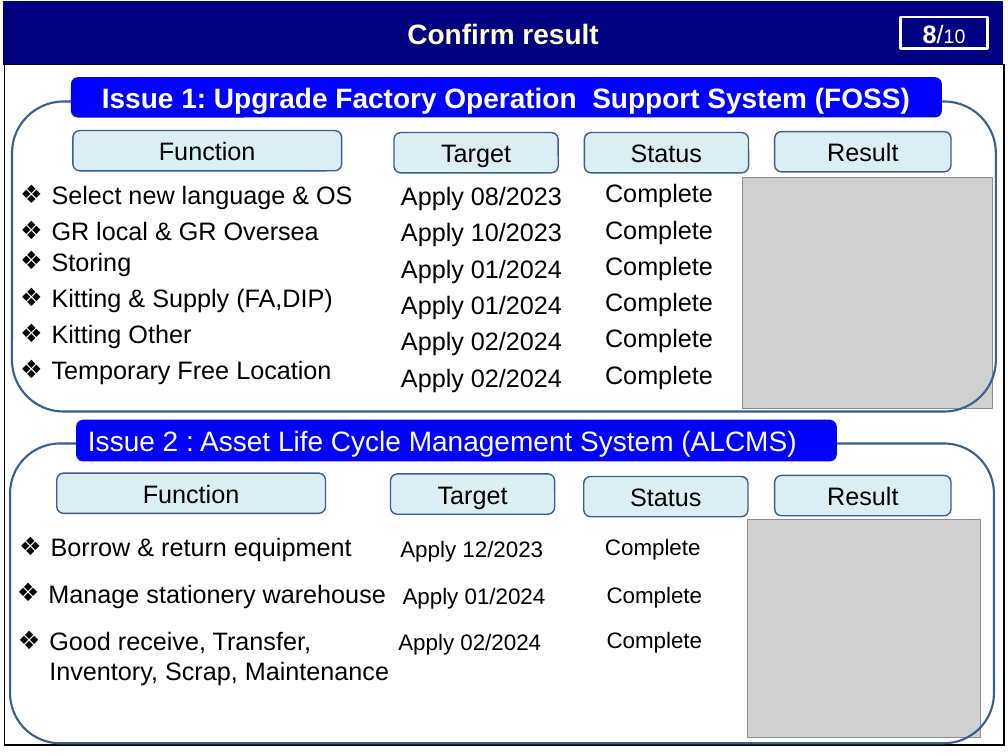
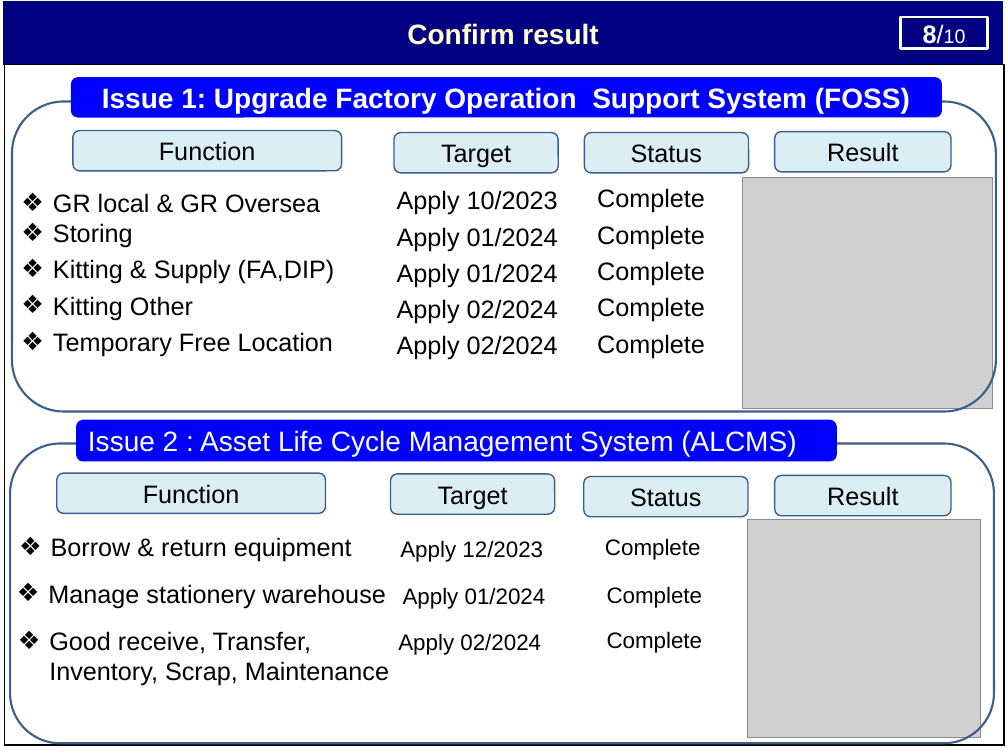
Before and after one commit to thietbicongnghevietnam/ReportPSNV, a slide deck: slide 9 of Report_test.pptx. Drawn at 1008x756 pixels with LibreOffice and Linux fonts; fonts in the diff are those of the drawing; grey boxes stand for pictures. Boxes give left, top, right and bottom in pixels: in the first picture for what was removed or moved away, otherwise in the second. Text is boxed around its words. In the diff, an @@ line names an element or a change of style, - is before the commit and + after.

```diff
--- a/Report_test.pptx
+++ b/Report_test.pptx
@@ text "GR local & GR Oversea": place and size @@
-text "GR local & GR Oversea" at (52,185,352,385)
+text "GR local & GR Oversea" at (53,193,335,357)
@@ text "Complete": place and size @@
-text "Complete" at (605,183,713,389)
+text "Complete" at (597,188,705,358)
@@ text at (52,185,352,210): paragraph removed @@
-❖ Select new language & OS
@@ text at (401,186,562,211): paragraph removed @@
-Apply 08/2023
@@ text at (605,365,713,389): paragraph removed @@
-Complete
```
Also in this commit, not shown: 3 other slides changed, 1 other file.
